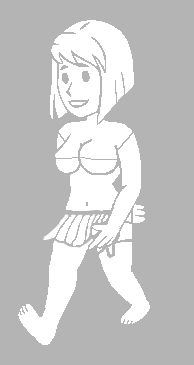
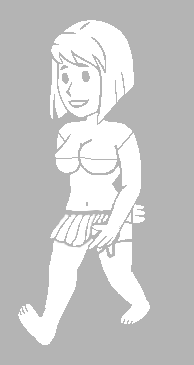
Layers edited between the first and the second 194 x 365 image:
painted on "Weapon" over (43, 227, 56, 240)